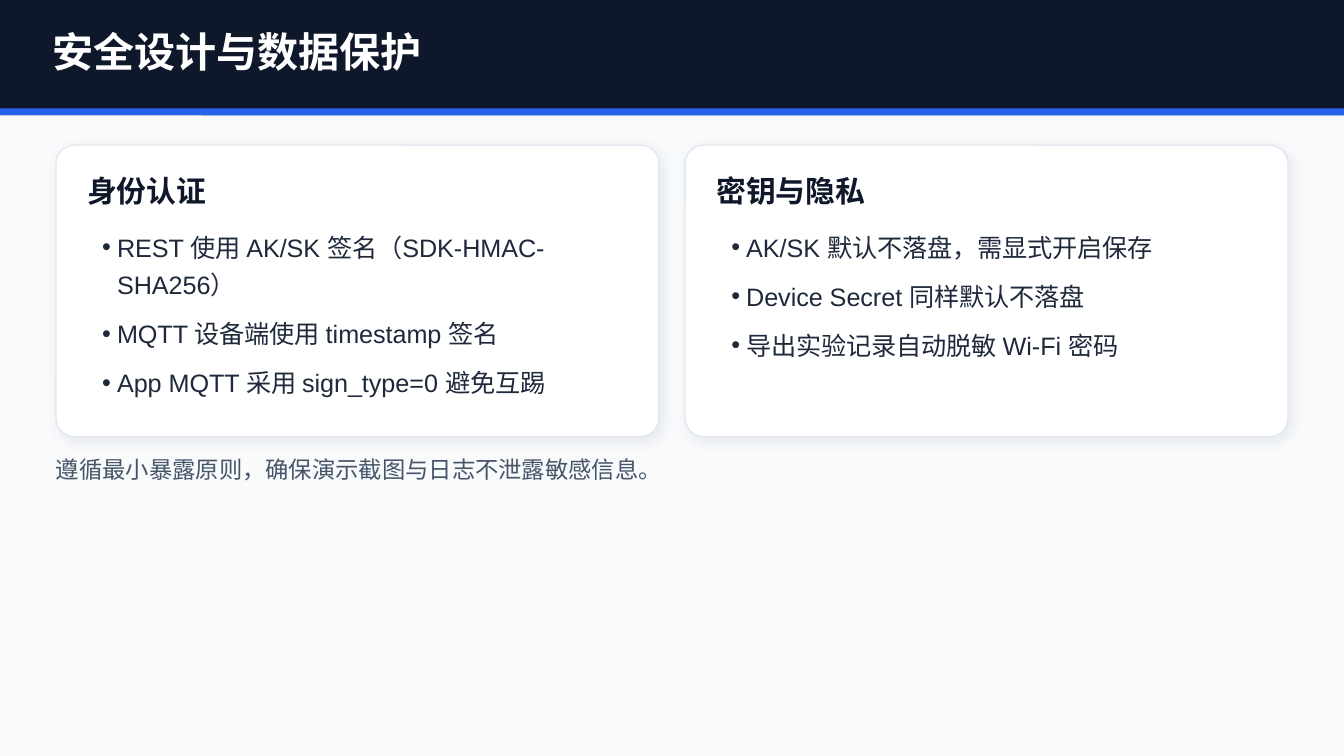
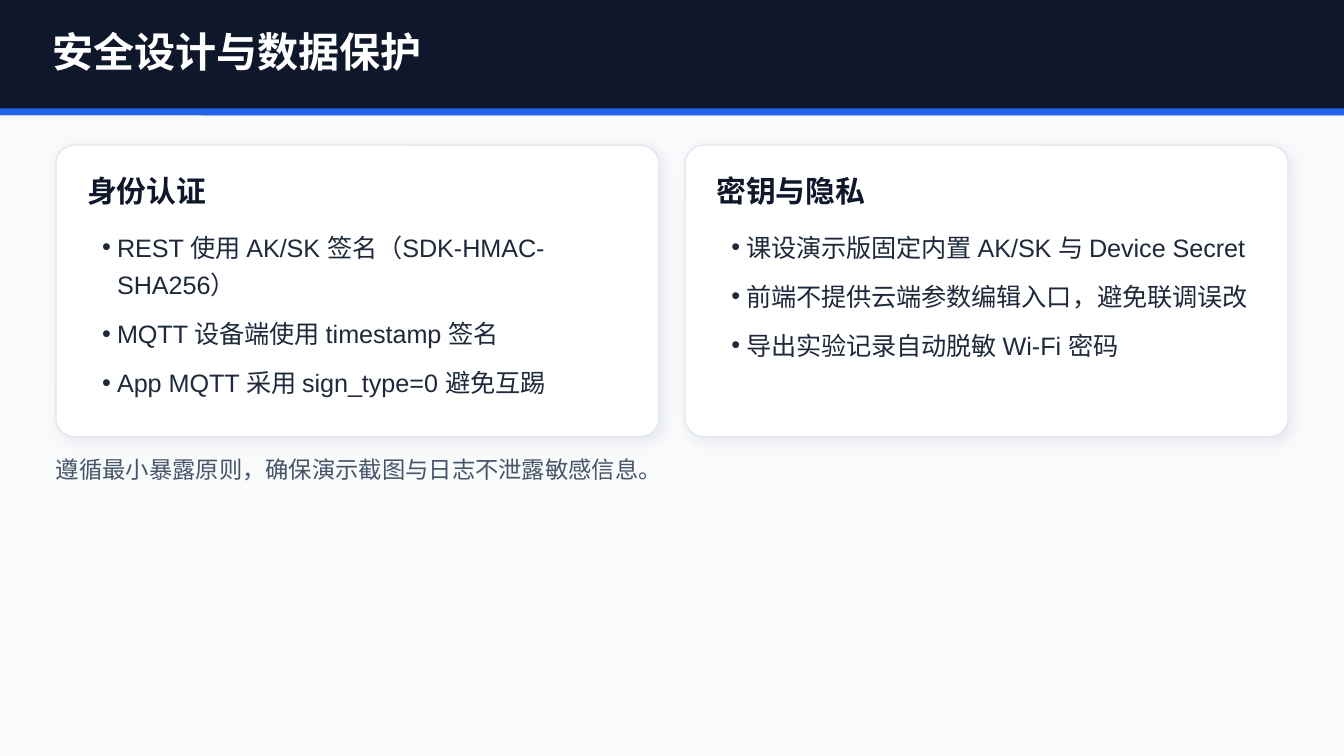
Before and after one commit to Hsiangpo/Stm32Aquarium, a slide deck: slide 16 of docs/ppt/aquarium-defense.pptx. Drawn at 1344x756 pixels with LibreOffice and Linux fonts; fonts in the diff are those of the drawing. Boxes give left, top, right and bottom in pixels: in the first picture for what was removed or moved away, otherwise in the second. Text is boxed around its words. In the diff, an @@ line names an element or a change of style, - is before the commit and + after.

```diff
--- a/docs/ppt/aquarium-defense.pptx
+++ b/docs/ppt/aquarium-defense.pptx
@@ text at (x1=746, y1=235, x2=1247, y2=309): text changed @@
-• AK/SK 默认不落盘，需显式开启保存
-• Device Secret 同样默认不落盘
+• 课设演示版固定内置 AK/SK 与 Device Secret
+• 前端不提供云端参数编辑入口，避免联调误改
```
Also in this commit, not shown: 1 other slide changed, 19 other files.
